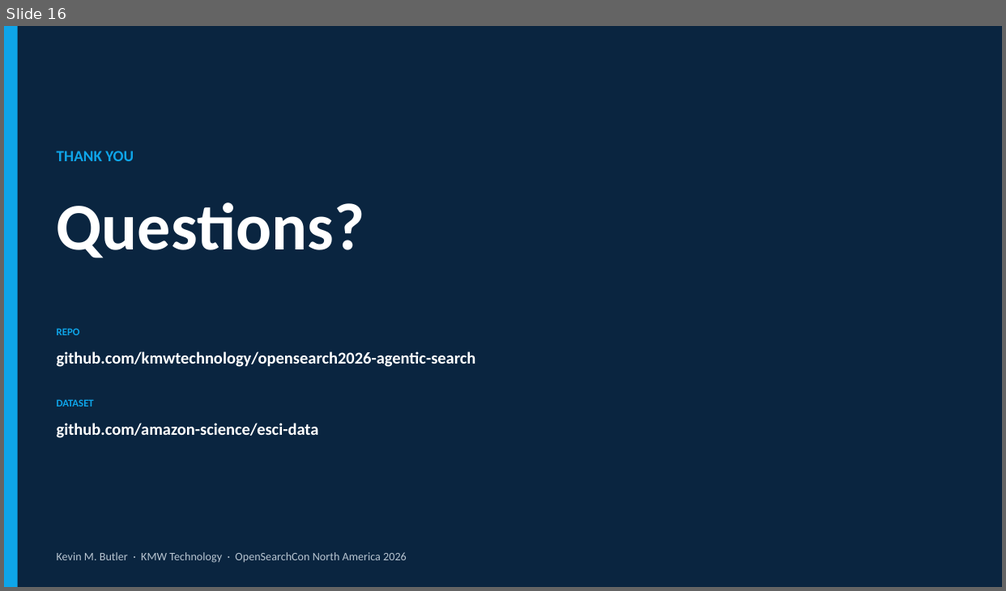
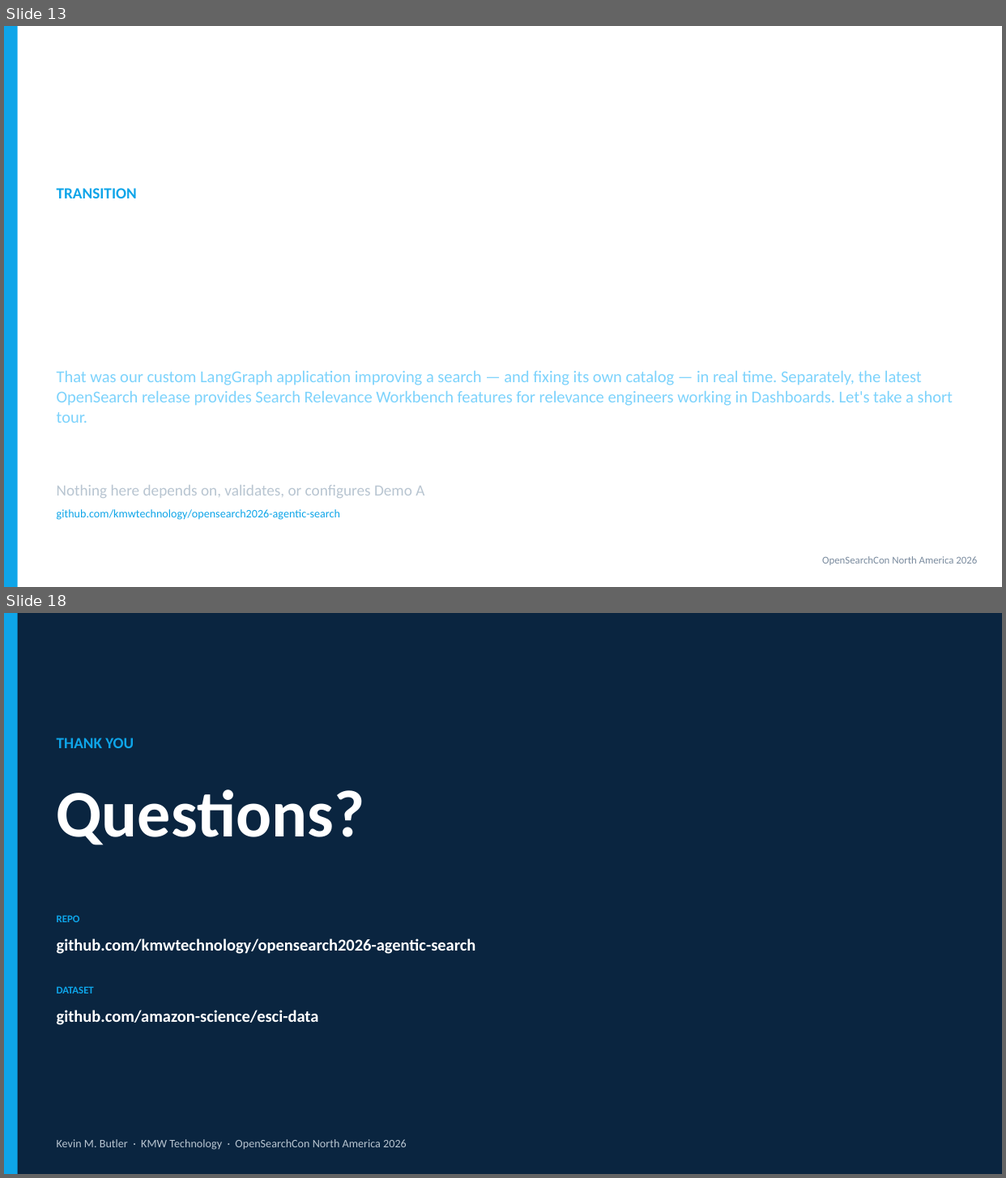
Before and after one commit to kmwtechnology/opensearch2026-agentic-search, a slide deck: docs/presentation/Agentic Search Talk Draft.pptx. Shown one above the other, each under a label of ours: slide 16 before the commit, slides 13 and 18 after it; the slides between them are not shown. The pictures are 1006x591 and 1006x1178 pixels, drawn with LibreOffice and Linux fonts; fonts in the diff are those of the drawing. Boxes give left, top, right and bottom in pixels: in the first picture for what was removed or moved away, otherwise in the second. Text is boxed around its words. In the diff, an @@ line names an element or a change of style, - is before the commit and + after.

```diff
--- a/docs/presentation/Agentic Search Talk Draft.pptx
+++ b/docs/presentation/Agentic Search Talk Draft.pptx
@@ slide 13 added at bbox=[4, 26, 1002, 587], background #FFFFFF @@
@@ rectangle added at bbox=[4, 26, 18, 587], fill #0EA5E9 @@
@@ text added at bbox=[57, 188, 137, 199], 15 pt, text #0EA5E9, bold @@
+TRANSITION
@@ text added at bbox=[57, 371, 953, 406], 16 pt, text #7DD3FC @@
+That was our custom LangGraph application improving a search — and fixing its own catalog — in real time. Separately, the latest OpenSearch release provides Search Relevance Workbench features for relevance engineers working in Dashboards. Let's take a short tour.
@@ text added at bbox=[57, 485, 424, 498], 15 pt, text #B8C5D1 @@
+Nothing here depends on, validates, or configures Demo A
@@ text added at bbox=[57, 510, 340, 520], 11 pt, text #0EA5E9 @@
+github.com/kmwtechnology/opensearch2026-agentic-search
@@ text added at bbox=[822, 557, 977, 565], 10 pt, text #7B8C9F @@
+OpenSearchCon North America 2026
@@ what was slide 16 is now slide 18 @@
```
Also in this commit, not shown: 14 slides changed, 1 other slide added.
